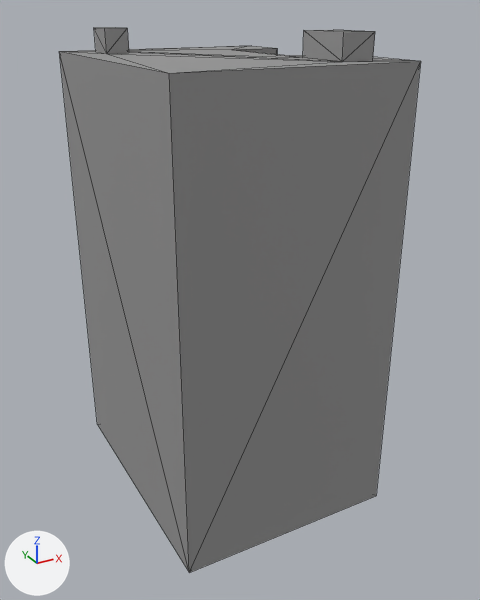
Renders of the OBJ model assets/highrise_8.obj from each side of a commit.
The view is the same before and after, from a 50 mm camera at (-16.6, -64.1, 43.6) aimed at (10.8, -14.1, 18.6). Lighting does not change. The marker at lower left points along +X, +Y and +Z. Mesh edges are drawn as thin lines. Where no turn or scale is listed for an object, it has been applied to the vertices.

Names of what the first picture shows: 'highrise_8'.
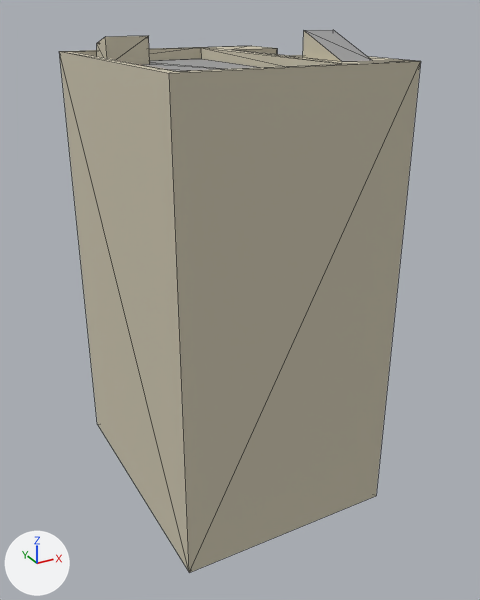
What differs and where, as boxes (x1, y1, x2, y2) in the pictures (480 x 600 px; the box of a moved part takes in the faces that stretch with it):
'highrise_8', recoloured, reshaped
    before: (59, 27, 421, 573)
    after: (59, 30, 421, 573)
part 1 of me_highrise_8, moved or reshaped
    before: (60, 27, 416, 73)
    after: (60, 30, 416, 73)
part 2 of me_highrise_8, recoloured
    both: (59, 31, 421, 573)

What the commit changed:
Material 'FrontColor' (mat_frontcolor) changes colour from grey #959595 to white #ffffff; in linear values from (0.3, 0.3, 0.3) to (1.0, 1.0, 1.0).
Material 'Color_D15' (mat_color_d15) is new.
Its base color is (0.6, 0.553, 0.424) (light grey #cbc4ae).
Its roughness is 1.0.
Material 'Color_006' (mat_color_006) is new.
Its base color is (0.337, 0.337, 0.337) (grey #9d9d9d).
Its roughness is 1.0.
me_highrise_8 is used by ob_highrise_8; location (0.0, 0.0, 0.0).
me_highrise_8 had 32 vertices, 60 faces and spanned x 0.0..20.0, y -25.0..0.0, z 0.0..42.0.
me_highrise_8 now has 38 vertices, 72 faces and spans x 0.0..20.0, y -25.0..0.0, z 0.0..42.0.
Part 1, on me_highrise_8:
9 vertices are removed from x 2.7..17.3, y -22.8..-2.2, z 40.0..42.0.
27 faces are deleted.
1 vertex moves from x 2.7, y -2.2, z 40.0 to x 0.9, y -1.2, z 40.0.
15 vertices are added at x 0.9..13.6, y -24.0..-1.2, z 39.0..41.3.
27 new faces join them, mat_color_d15 (light grey #cbc4ae).
12 new faces join them, mat_color_006 (grey #9d9d9d).
me_highrise_8 part 2: 27 faces spanning x 0.0..20.0, y -25.0..0.0, z 0.0..42.0 switch from mat_frontcolor (grey #959595) to mat_color_d15 (light grey #cbc4ae).
me_highrise_8 now uses material mat_color_006 (grey #9d9d9d).
